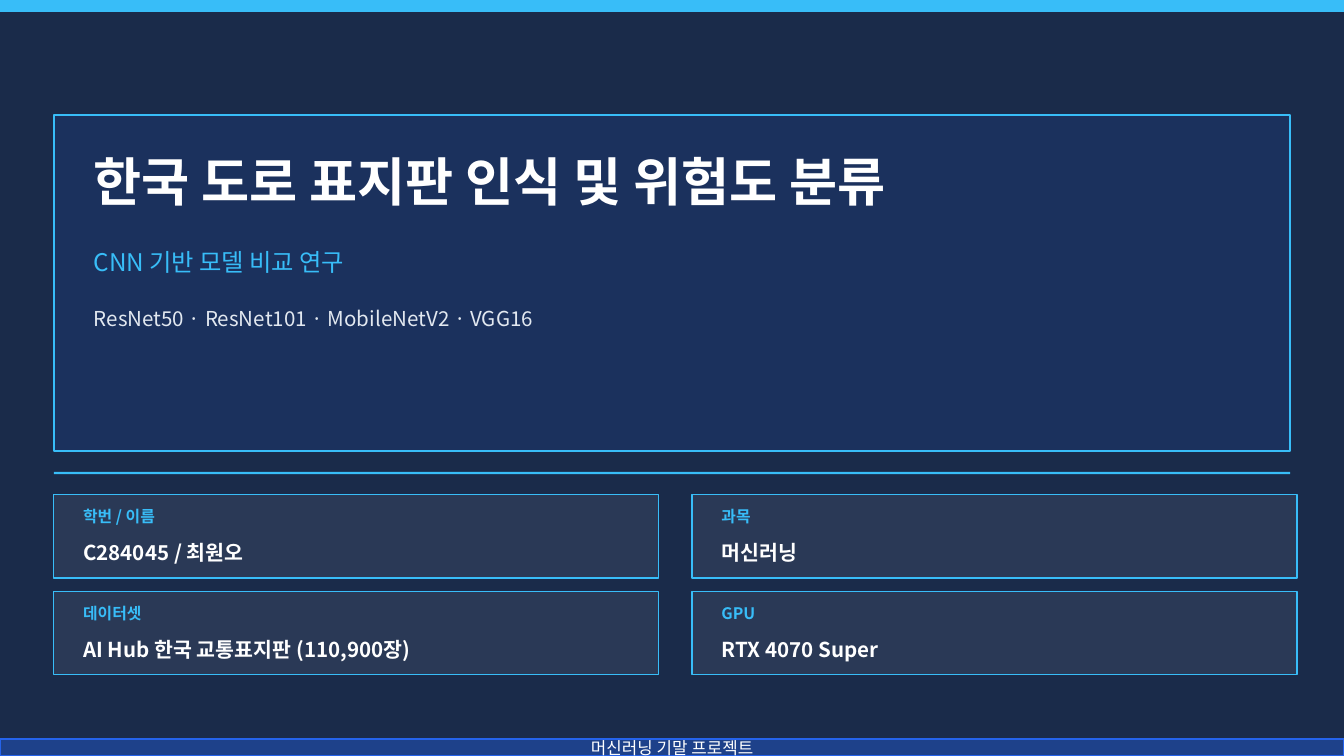
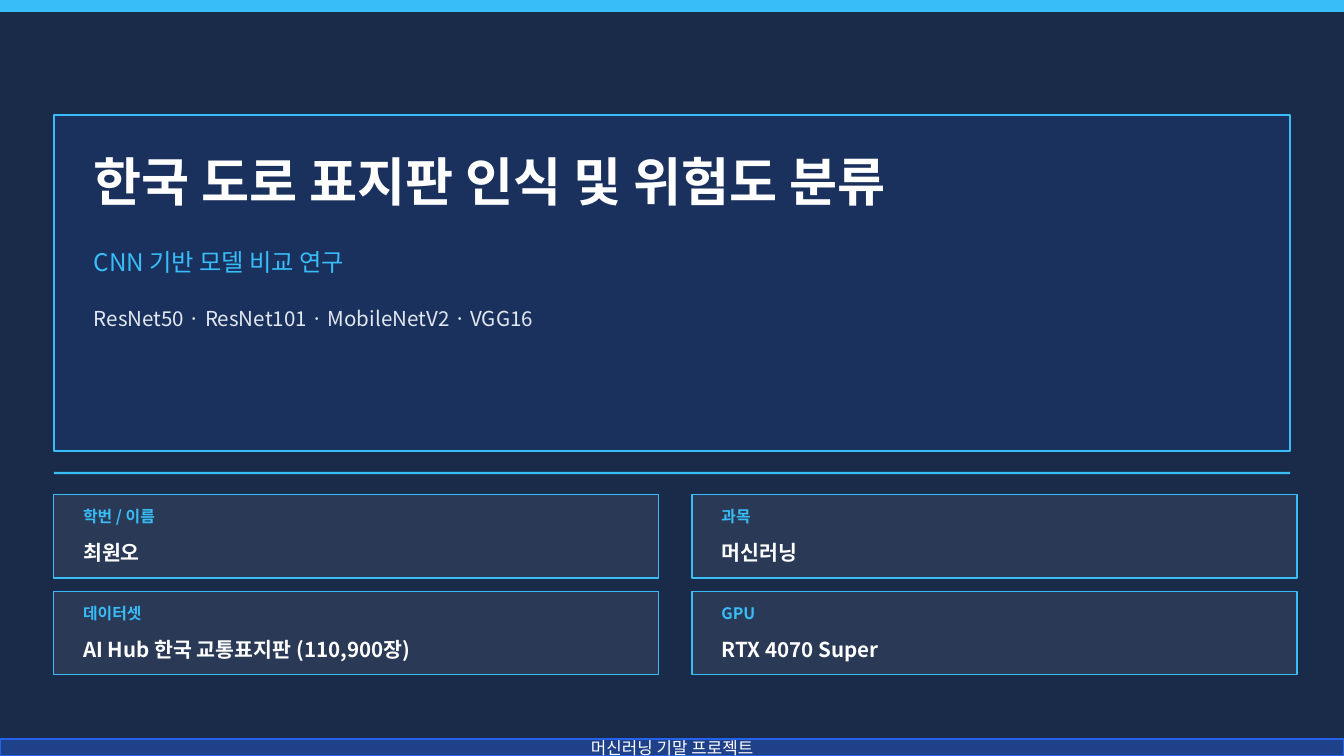
Before and after one commit to Mac806/Korean-Traffic-Sign-Classification, a slide deck: slide 1 of docs/final-presentation.pptx. Drawn at 1344x756 pixels with LibreOffice and Linux fonts; fonts in the diff are those of the drawing. Boxes give left, top, right and bottom in pixels: in the first picture for what was removed or moved away, otherwise in the second. Text is boxed around its words. In the diff, an @@ line names an element or a change of style, - is before the commit and + after.

```diff
--- a/docs/final-presentation.pptx
+++ b/docs/final-presentation.pptx
@@ text at [83, 542, 140, 562]: text changed @@
-C284045 / 최원오
+최원오
```
Also in this commit, not shown: 1 other slide changed, 2 other files.
